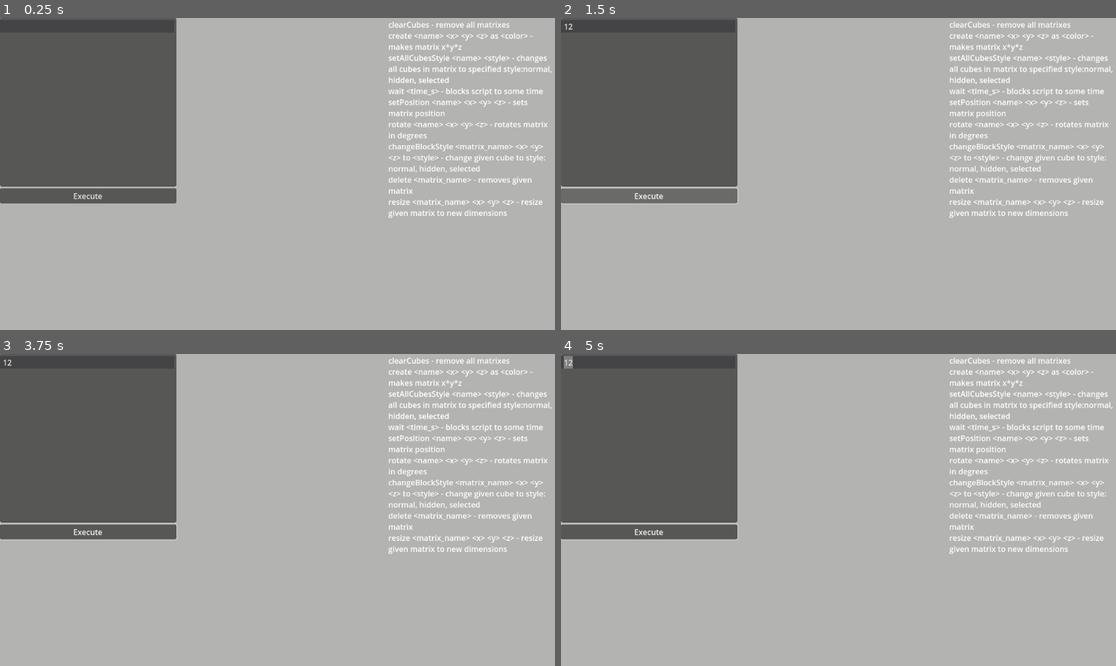
Above: before the commit, frames 1-4 (two rows, left to right).
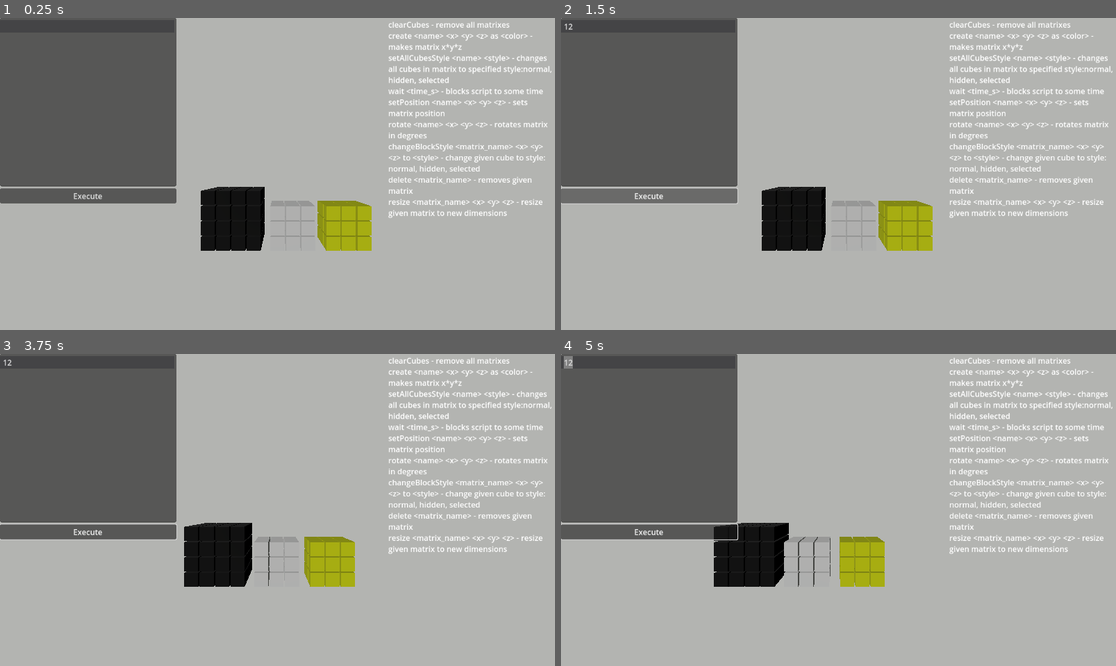
Above: after the commit, the same moments.

Repository: marekw96/matrixVisualisation
Game: Godot game, scene res://SceneWithCommands.tscn
Two runs of this game, one before a commit and one after it. Both use one fixed random seed, a clock stepped at 60 frames per second and the inputs below.
Inputs (mouse positions are in pixels of both pictures, inside the frame that each line leads up to):
- Up to frame 1 (0.25 s): no input
- Up to frame 2 (1.5 s): click (649, 102) at 0.52 s; type "12" at 0.6 s; click "Execute" at 1.25 s
- Up to frame 3 (3.75 s): tap Enter at 2, 3.5 s; drag from (471, 453) to (333, 441) at 2.02 s; tap Space at 2.75 s; drag from (166, 525) to (249, 572) at 2.77 s; move the mouse to (333, 441) at 3.52 s; hold D from 3.53 s (still down); tap Shift at 3.6 s
- Up to frame 4 (5 s): release D at 4.25 s; drag from (810, 572) to (672, 463) at 4.27 s

The runs differ from the first frame. In frame 1, 4.0% of the frame differs, in the area x 36-67%, y 54-75%; in frame 2, 4.0%; in frame 3, 4.1%; in frame 4, 4.1%, in the area x 27-59%, y 54-75%.

Commit message:
Rework & add new colors

Diff:
--- a/SceneWithCommands.tscn
+++ b/SceneWithCommands.tscn
@@ -11,39 +11,6 @@
 background_mode = 1
 background_color = Color(0.701961, 0.705882, 0.694118, 1)
 
-[sub_resource type="StandardMaterial3D" id="StandardMaterial3D_s5p1q"]
-transparency = 1
-blend_mode = 3
-albedo_color = Color(0.231373, 0.764706, 0.541176, 1)
-
-[sub_resource type="StandardMaterial3D" id="StandardMaterial3D_5pt52"]
-albedo_color = Color(0.0823529, 0.486275, 0.392157, 1)
-
-[sub_resource type="StandardMaterial3D" id="StandardMaterial3D_e01e0"]
-albedo_color = Color(0.117647, 0.47451, 0.588235, 1)
-
-[sub_resource type="StandardMaterial3D" id="StandardMaterial3D_g03tn"]
-transparency = 1
-blend_mode = 3
-albedo_color = Color(0.862745, 0.352941, 0.729412, 1)
-
-[sub_resource type="StandardMaterial3D" id="StandardMaterial3D_tdijs"]
-albedo_color = Color(0.623529, 0, 0.243137, 1)
-
-[sub_resource type="StandardMaterial3D" id="StandardMaterial3D_o4bla"]
-albedo_color = Color(1, 0.00392157, 0, 1)
-
-[sub_resource type="StandardMaterial3D" id="StandardMaterial3D_yx8tk"]
-transparency = 1
-blend_mode = 3
-albedo_color = Color(0.92549, 0.729412, 0.462745, 1)
-
-[sub_resource type="StandardMaterial3D" id="StandardMaterial3D_0cs6t"]
-albedo_color = Color(0.921569, 0.819608, 0, 1)
-
-[sub_resource type="StandardMaterial3D" id="StandardMaterial3D_6o8mc"]
-albedo_color = Color(0.745098, 0.560784, 0.133333, 1)
-
 [node name="Camera3D" type="Camera3D"]
 transform = Transform3D(1, 0, 0, 0, 1, 0, 0, 0, 1, 5, 5, 15)
 environment = SubResource("Environment_iy8it")
@@ -54,58 +21,46 @@
 
 [node name="Commands" type="Node" parent="." node_paths=PackedStringArray("styleManager")]
 script = ExtResource("2_r0eia")
+commands = "create A 4 4 4 as black
+create B 3 3 3 as white
+setPosition B 5 0 0
+create C 3 3 3 as yellow
+setPosition C 9 0 0 "
 styleManager = NodePath("../StyleManager")
 
-[node name="StyleManager" type="Node" parent="." node_paths=PackedStringArray("styles")]
+[node name="StyleManager" type="Node" parent="."]
 script = ExtResource("3_qj3ly")
-styles = [NodePath("blue"), NodePath("red"), NodePath("yellow")]
 
 [node name="blue" type="Node" parent="StyleManager"]
 script = ExtResource("4_145dm")
-styleName = "blue"
-
-[node name="hidden" type="CSGBox3D" parent="StyleManager/blue"]
-material = SubResource("StandardMaterial3D_s5p1q")
-
-[node name="selected" type="CSGBox3D" parent="StyleManager/blue"]
-transform = Transform3D(1, 0, 0, 0, 1, 0, 0, 0, 1, 2, 0, 0)
-material = SubResource("StandardMaterial3D_5pt52")
-
-[node name="normal" type="CSGBox3D" parent="StyleManager/blue"]
-transform = Transform3D(1, 0, 0, 0, 1, 0, 0, 0, 1, 1, 0, 0)
-material = SubResource("StandardMaterial3D_e01e0")
+color = Color(0, 0, 1, 1)
 
 [node name="red" type="Node" parent="StyleManager"]
 script = ExtResource("4_145dm")
-styleName = "red"
-
-[node name="hidden" type="CSGBox3D" parent="StyleManager/red"]
-transform = Transform3D(1, 0, 0, 0, 1, 0, 0, 0, 1, -1.91158, 0, -2.2083)
-material = SubResource("StandardMaterial3D_g03tn")
-
-[node name="selected" type="CSGBox3D" parent="StyleManager/red"]
-transform = Transform3D(1, 0, 0, 0, 1, 0, 0, 0, 1, 0.422648, 0, -2.2083)
-material = SubResource("StandardMaterial3D_tdijs")
-
-[node name="normal" type="CSGBox3D" parent="StyleManager/red"]
-transform = Transform3D(1, 0, 0, 0, 1, 0, 0, 0, 1, -0.762843, 0, -2.2083)
-material = SubResource("StandardMaterial3D_o4bla")
+color = Color(1, 0, 0, 1)
 
 [node name="yellow" type="Node" parent="StyleManager"]
 script = ExtResource("4_145dm")
-styleName = "yellow"
+color = Color(0.803922, 0.835294, 0, 1)
 
-[node name="hidden" type="CSGBox3D" parent="StyleManager/yellow"]
-transform = Transform3D(1, 0, 0, 0, 1, 0, 0, 0, 1, -4.14142, 0, 0)
-material = SubResource("StandardMaterial3D_yx8tk")
+[node name="green" type="Node" parent="StyleManager"]
+script = ExtResource("4_145dm")
+color = Color(0, 1, 0, 1)
 
-[node name="selected" type="CSGBox3D" parent="StyleManager/yellow"]
-transform = Transform3D(1, 0, 0, 0, 1, 0, 0, 0, 1, -1.78904, 0, 0)
-material = SubResource("StandardMaterial3D_0cs6t")
+[node name="pink" type="Node" parent="StyleManager"]
+script = ExtResource("4_145dm")
+color = Color(0.870588, 0, 0.705882, 1)
 
-[node name="normal" type="CSGBox3D" parent="StyleManager/yellow"]
-transform = Transform3D(1, 0, 0, 0, 1, 0, 0, 0, 1, -2.9863, 0, 0)
-material = SubResource("StandardMaterial3D_6o8mc")
+[node name="orange" type="Node" parent="StyleManager"]
+script = ExtResource("4_145dm")
+color = Color(0.847059, 0.317647, 0, 1)
+
+[node name="black" type="Node" parent="StyleManager"]
+script = ExtResource("4_145dm")
+
+[node name="white" type="Node" parent="StyleManager"]
+script = ExtResource("4_145dm")
+color = Color(1, 1, 1, 1)
 
 [node name="Control" type="Control" parent="." node_paths=PackedStringArray("scriptCode", "executionButton", "commadExecutor")]
 layout_mode = 3
@@ -147,4 +102,4 @@
 transform = Transform3D(0.755228, -0.54013, 0.371335, 0.251723, 0.762085, 0.596541, -0.605199, -0.357051, 0.711512, -28.1088, 0, 157.715)
 
 [node name="DirectionalLight3D2" type="DirectionalLight3D" parent="."]
-transform = Transform3D(-0.312275, 0.647378, -0.695259, 0.251723, 0.762085, 0.596541, 0.916035, 0.011272, -0.400941, -28.1088, 0, 0)
+transform = Transform3D(-0.312275, 0.647378, -0.695259, 0.251723, 0.762085, 0.596541, 0.916035, 0.0112721, -0.40094, -28.1088, 0, 0)
--- a/Style.gd
+++ b/Style.gd
@@ -1,25 +1,18 @@
 class_name Style extends Node
 
-@export var normal: StandardMaterial3D
-@export var hidden: StandardMaterial3D
-@export var selected: StandardMaterial3D
-@export var styleName: String
+@export var color: Color
+var normal: StandardMaterial3D
+var hidden: StandardMaterial3D
+var selected: StandardMaterial3D
 
 func _ready():
-	normal = getChildWithName("normal").material
-	hidden = getChildWithName("hidden").material
-	selected = getChildWithName("selected").material
+	normal = StandardMaterial3D.new()
+	normal.albedo_color = color
 
-	print(name, " normal ", normal.albedo_color)
-	print(name, " hidden ", hidden.albedo_color)
-	print(name, " selected ", selected.albedo_color)
+	hidden = StandardMaterial3D.new()
+	hidden.albedo_color = normal.albedo_color
+	hidden.transparency = BaseMaterial3D.TRANSPARENCY_ALPHA
+	hidden.blend_mode = BaseMaterial3D.BLEND_MODE_MUL
 
-	for child in get_children():
-		child.visible = false
-
-func getChildWithName(name):
-	for child in get_children():
-		if child.name == name:
-			return child
-
-	return null
+	selected = StandardMaterial3D.new()
+	selected.albedo_color = normal.albedo_color.darkened(0.65)
--- a/StyleManager.gd
+++ b/StyleManager.gd
@@ -1,9 +1,7 @@
 class_name StyleManager extends Node
 
-@export var styles: Array[Style]
-
 func getStyle(name):
-	for style in styles:
+	for style in get_children():
 		if style.name == name:
 			return style
 
Not shown: 1 places in SceneWithCommands.tscn that only renumber resources
